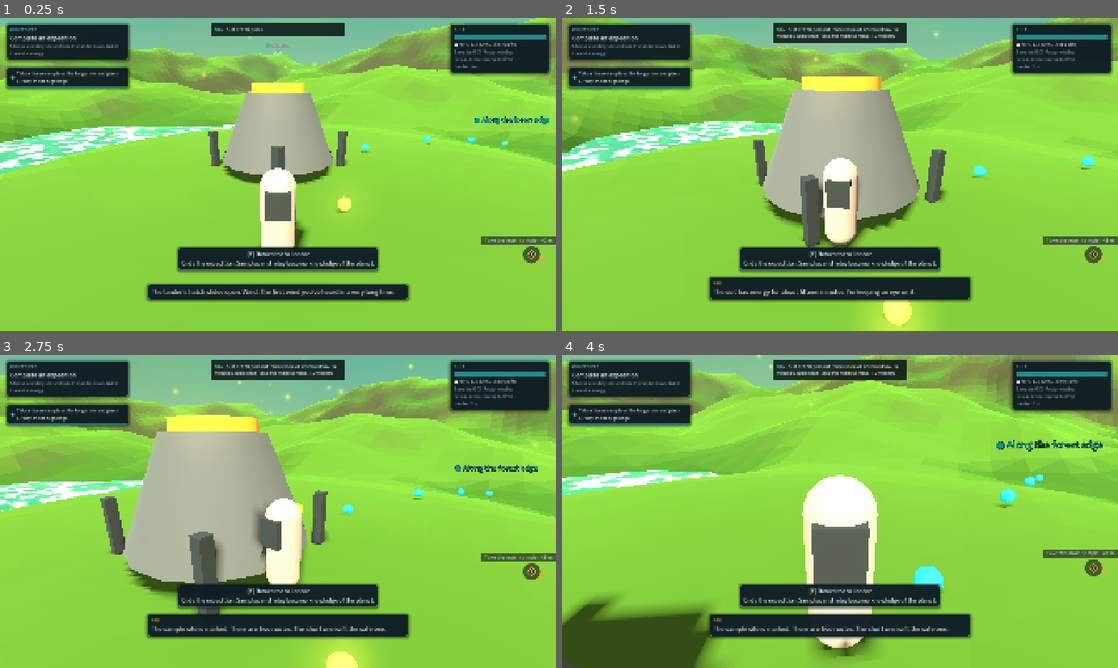
Above: before the commit, frames 1-4 (two rows, left to right).
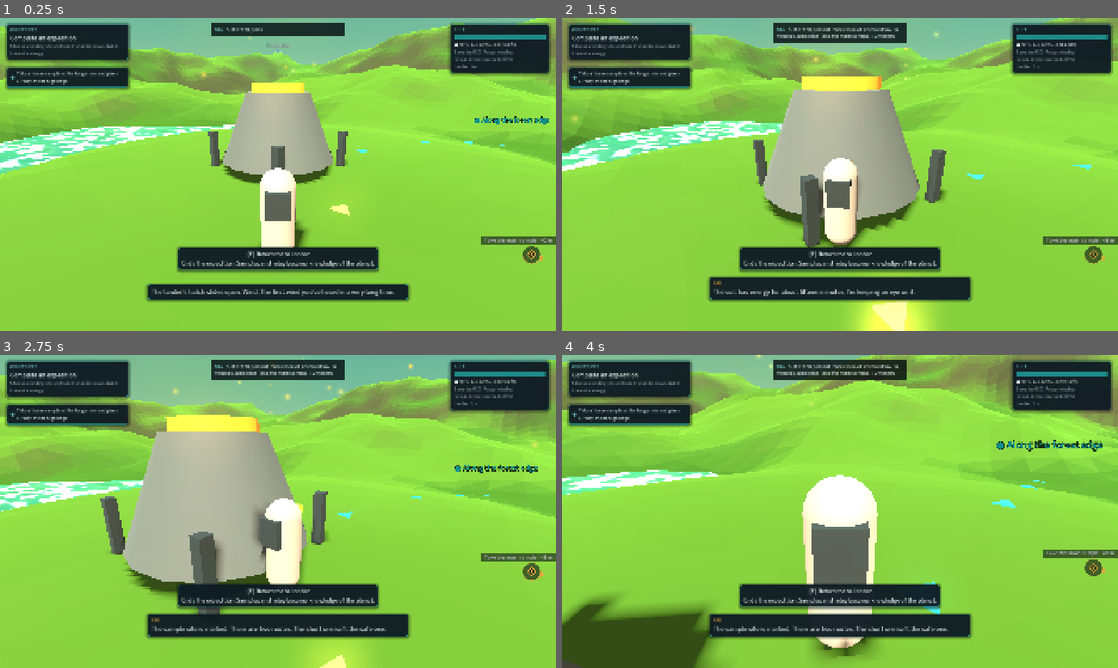
Above: after the commit, the same moments.

Repository: sebastianlistfeirup/GENESISARK
Game: Godot game, scene res://scenes/surface/surface.tscn
Same seed, same stepped clock (60 frames per second), same inputs: the game is played once before the commit and once after it. This scene is started directly instead of the project's main scene.
Inputs (mouse positions are in pixels of both pictures, inside the frame that each line leads up to):
- Up to frame 1 (0.25 s): no input
- Up to frame 2 (1.5 s): tap Enter (build_confirm) at 0.5 s; move the mouse to (867, 174) at 0.52 s; hold W (move_forward) from 0.53 s (still down); tap Space (ascend) at 0.6 s; click (867, 174) at 0.67 s; move the mouse to (812, 174) at 1.27 s; tap F (autopilot) at 1.35 s
- Up to frame 3 (2.75 s): keep holding W (move_forward); move the mouse to (289, 505) at 2.02 s; hold Enter (build_confirm) from 2.03 s (still down)
- Up to frame 4 (4 s): keep holding W (move_forward); move the mouse to (834, 517) at 2.77 s; release Enter (build_confirm) at 2.78 s; tap Shift (build_repeat) at 2.85 s; click (834, 517) at 2.92 s; move the mouse to (878, 514) at 3.52 s; hold B (colony_mode) from 3.53 s (still down)

The runs differ from the first frame. In frame 1, 0.3% of the frame differs, in the area x 59-92%, y 37-64%; in frame 2, 1.3%, in the area x 52-96%, y 44-100%; in frame 3, 0.4%; in frame 4, 0.6%.

Commit message:
Surface routes: flat glowing chevrons along the path instead of floating balls
Co-Authored-By: Claude Opus 5.5 <noreply@anthropic.com>

Diff:
--- a/scripts/runtime/surface/surface_scene.gd
+++ b/scripts/runtime/surface/surface_scene.gd
@@ -188,13 +188,15 @@
 			var steps := int(seg.length() / 4.0)
 			for i: int in steps:
 				var q := prev + seg * (float(i) / maxf(1.0, float(steps)))
+				# A flat glowing chevron on the ground pointing along the route (shape + colour, a11y).
 				var dot := MeshInstance3D.new()
-				var sm := SphereMesh.new()
-				sm.radius = 0.18
-				sm.height = 0.36
-				dot.mesh = sm
-				dot.material_override = AssetSlots.material(col, 1.5)
-				dot.position = _ground(q) + Vector3(0, 0.25, 0)
+				var pm := PrismMesh.new()
+				pm.size = Vector3(0.55, 0.5, 0.05)
+				dot.mesh = pm
+				dot.material_override = AssetSlots.material(col, 2.2)
+				dot.cast_shadow = GeometryInstance3D.SHADOW_CASTING_SETTING_OFF
+				dot.position = _ground(q) + Vector3(0, 0.06, 0)
+				dot.rotation = Vector3(-PI * 0.5, atan2(-seg.x, -seg.y), 0)
 				add_child(dot)
 			prev = p
 		var lbl := Label3D.new()
